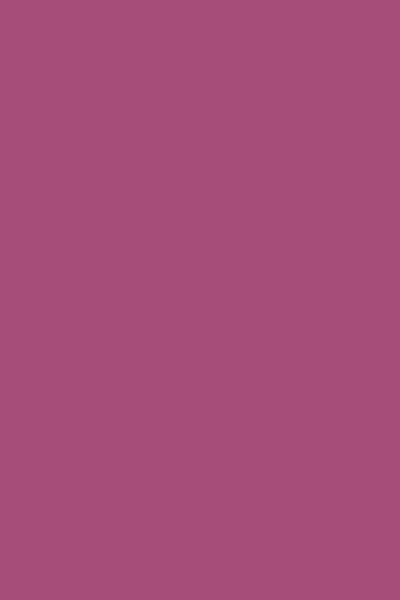
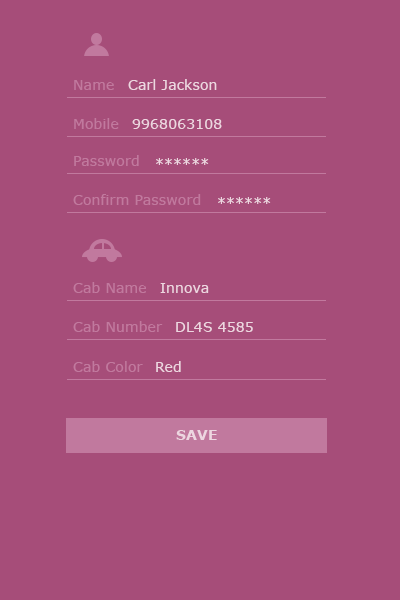
Layer changes from the first 400x600 image to the second:
added group "Personal Info" (2nd of 2, in "Profile Edit") with 19 layers in group "Profile Edit" over 73, 33, 271, 205
added group "Name" (2nd of 2, in "Profile Edit" › "Personal Info") with 3 layers in group "Personal Info" over 74, 79, 217, 90
added layer "Text" (8th of 16, in "Profile Edit" › "Personal Info" › "Name") in group "Name" over 128, 79, 217, 90
added group "Mobile" (2nd of 2, in "Profile Edit" › "Personal Info") with 3 layers in group "Personal Info" over 74, 118, 222, 129
added group "Password" (2nd of 2, in "Profile Edit" › "Personal Info") with 3 layers in group "Personal Info" over 74, 155, 209, 166
added group "Confirm Password" (2nd of 2, in "Profile Edit" › "Personal Info") with 3 layers in group "Personal Info" over 73, 194, 271, 205
added layer "Label" (11th of 14, in "Profile Edit" › "Personal Info" › "Confirm Password") in group "Confirm Password" over 73, 194, 201, 205
added group "Cab Info" (2nd of 2, in "Profile Edit") with 19 layers in group "Profile Edit" over 73, 239, 253, 372
added group "icon" (4th of 7, in "Profile Edit" › "Cab Info") with 6 layers in group "Cab Info" over 82, 239, 122, 262
added group "Cab Name" (2nd of 2, in "Profile Edit" › "Cab Info") with 3 layers in group "Cab Info" over 73, 282, 209, 293
added group "Cab Number" (2nd of 2, in "Profile Edit" › "Cab Info") with 3 layers in group "Cab Info" over 73, 321, 253, 332
added layer "Label" (13th of 14, in "Profile Edit" › "Cab Info" › "Cab Number") in group "Cab Number" over 73, 321, 163, 332
added group "Cab Color" (2nd of 2, in "Profile Edit" › "Cab Info") with 3 layers in group "Cab Info" over 73, 361, 181, 372
added group "EDIT" (3rd of 3, in "Profile Edit") with 2 layers in group "Profile Edit" over 66, 418, 327, 453
added layer "Rectangle 6" (2nd of 2, in "Profile Edit" › "EDIT") in group "EDIT" over 66, 418, 327, 453
…and 21 more changes (21 added)
